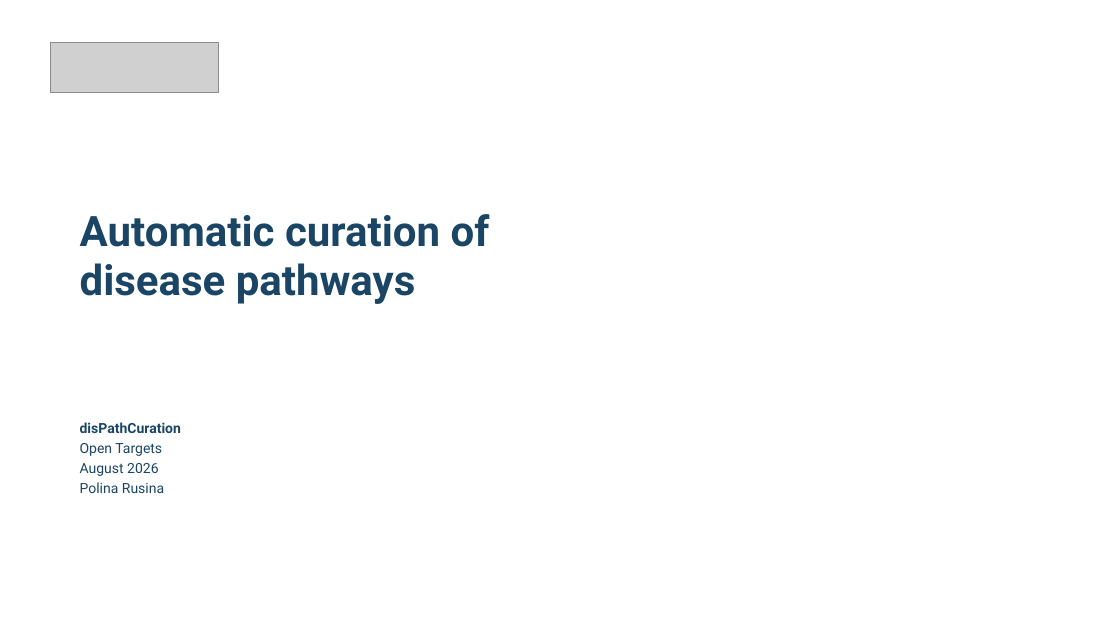
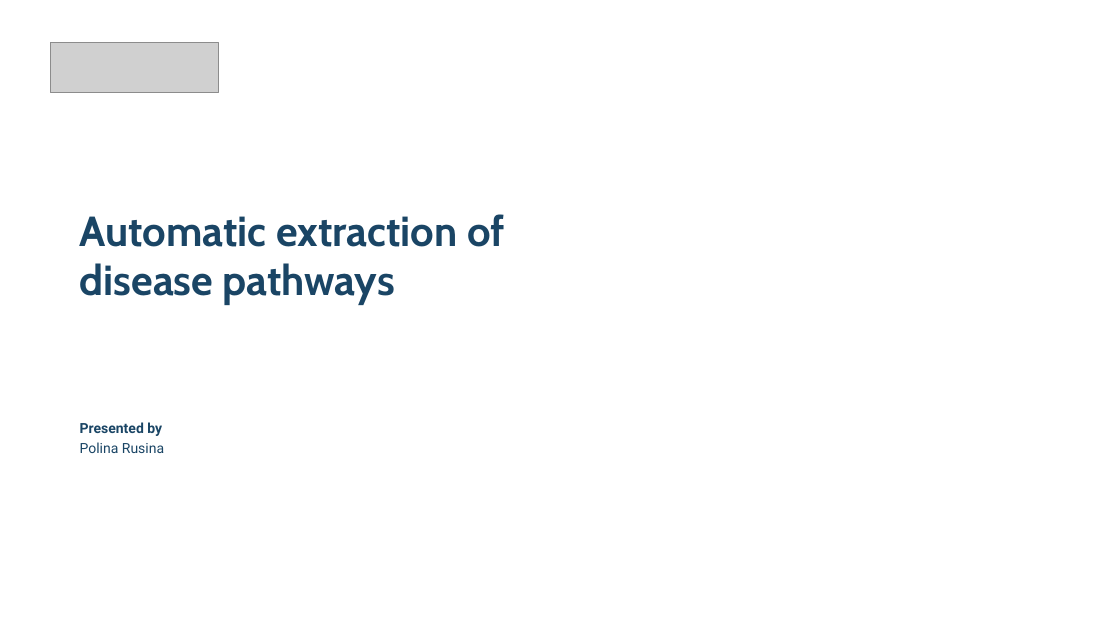
Before and after one commit to polrus/disPathCuration, a slide deck: slide 1 of presentation/disease-pathways.pptx. Drawn at 1120x630 pixels with LibreOffice and Linux fonts; fonts in the diff are those of the drawing; grey boxes stand for pictures; background and template pictures are left out. Boxes give left, top, right and bottom in pixels: in the first picture for what was removed or moved away, otherwise in the second. Text is boxed around its words. In the diff, an @@ line names an element or a change of style, - is before the commit and + after.

```diff
--- a/presentation/disease-pathways.pptx
+++ b/presentation/disease-pathways.pptx
@@ text at <box>80,214,505,305</box>: text changed; font Roboto to Cabin @@
-Automatic curation of disease pathways
+Automatic extraction of disease pathways
@@ text at <box>80,422,162,436</box>: text changed; bold on @@
-disPathCuration
-Open Targets
-August 2026
+Presented by
```
Also in this commit, not shown: 5 other slides changed, 18 slides added, 13 slides removed, 6 other files.
